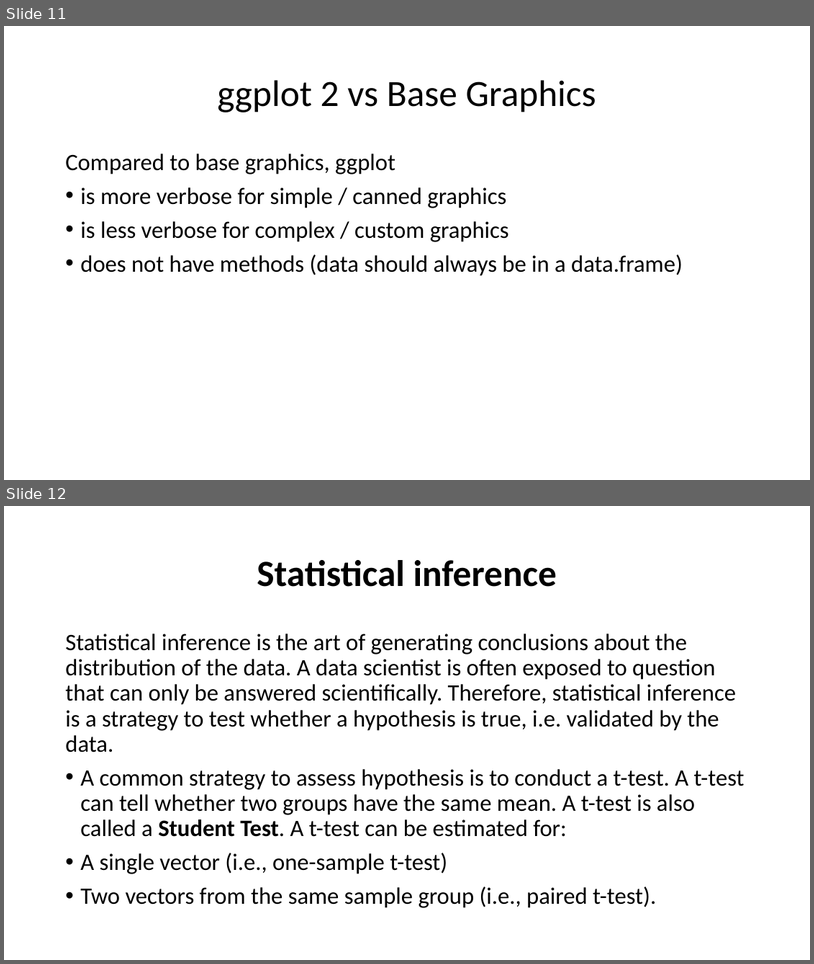
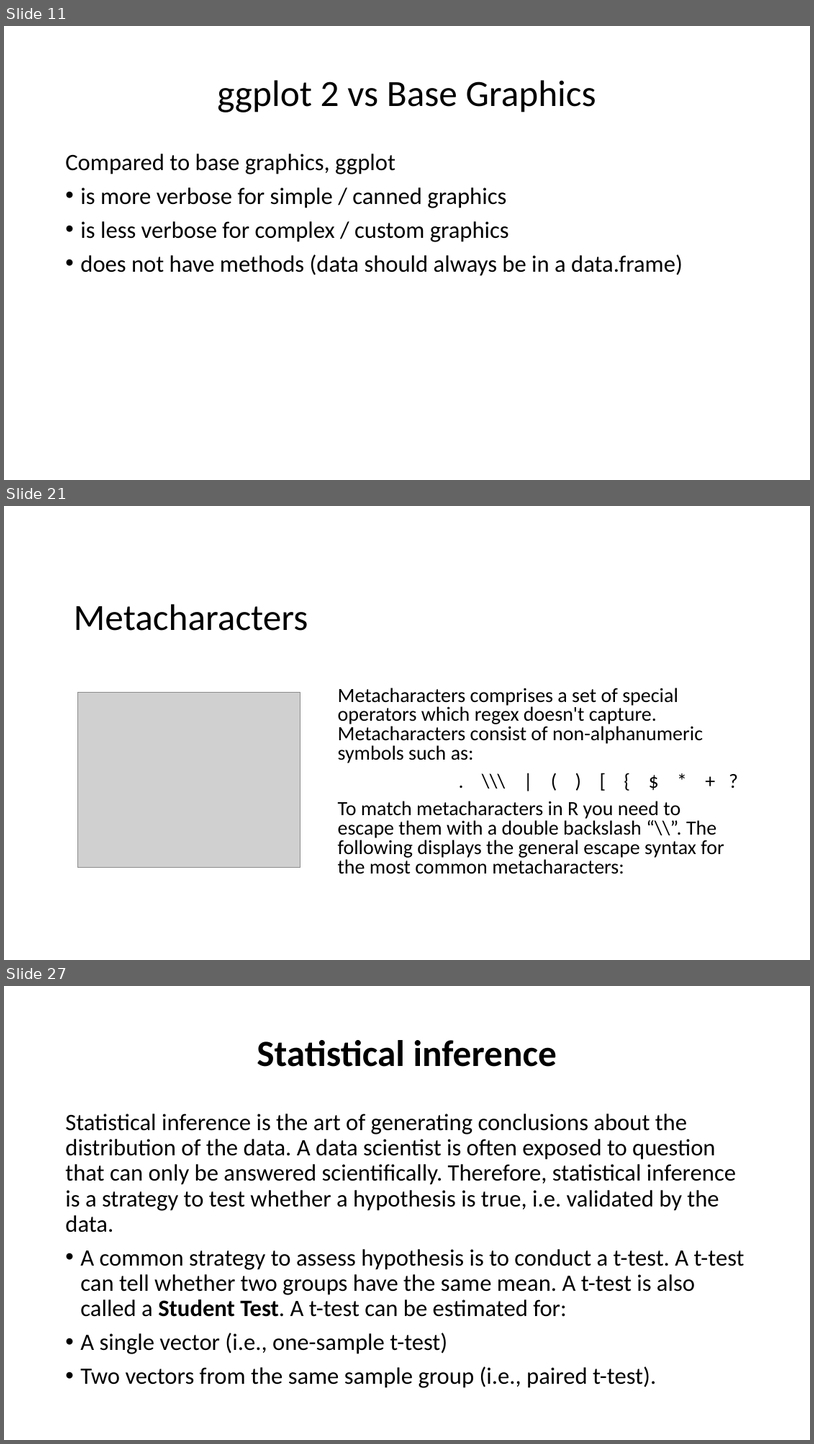
Before and after one commit to brainmentorspvtltd/R_OnlineTraining, a slide deck: RProgramming_ppt.pptx. Shown one above the other, each under a label of ours: slides 11 and 12 before the commit, slides 11, 21 and 27 after it; the slides between them are not shown. The pictures are 814x964 and 814x1444 pixels, drawn with LibreOffice and Linux fonts; fonts in the diff are those of the drawing; grey boxes stand for pictures. Boxes give left, top, right and bottom in pixels: in the first picture for what was removed or moved away, otherwise in the second. Text is boxed around its words. In the diff, an @@ line names an element or a change of style, - is before the commit and + after.

```diff
--- a/RProgramming_ppt.pptx
+++ b/RProgramming_ppt.pptx
@@ slide 21 added at [4, 506, 810, 960], background #FFFFFF @@
@@ title added at [74, 604, 309, 631], 44 pt, text #000000 @@
+Metacharacters
@@ picture added at [78, 692, 301, 867] @@
@@ text added at [338, 687, 724, 874], 24 pt, text #000000 @@
+Metacharacters comprises a set of special operators which regex doesn't capture. Metacharacters consist of non-alphanumeric symbols such as:
+. \\\ | ( ) [ { $ * + ?
+To match metacharacters in R you need to escape them with a double backslash “\\”. The following displays the general escape syntax for the most common metacharacters:
@@ what was slide 12 is now slide 27 @@
```
Also in this commit, not shown: 14 other slides added, 3 other files.
